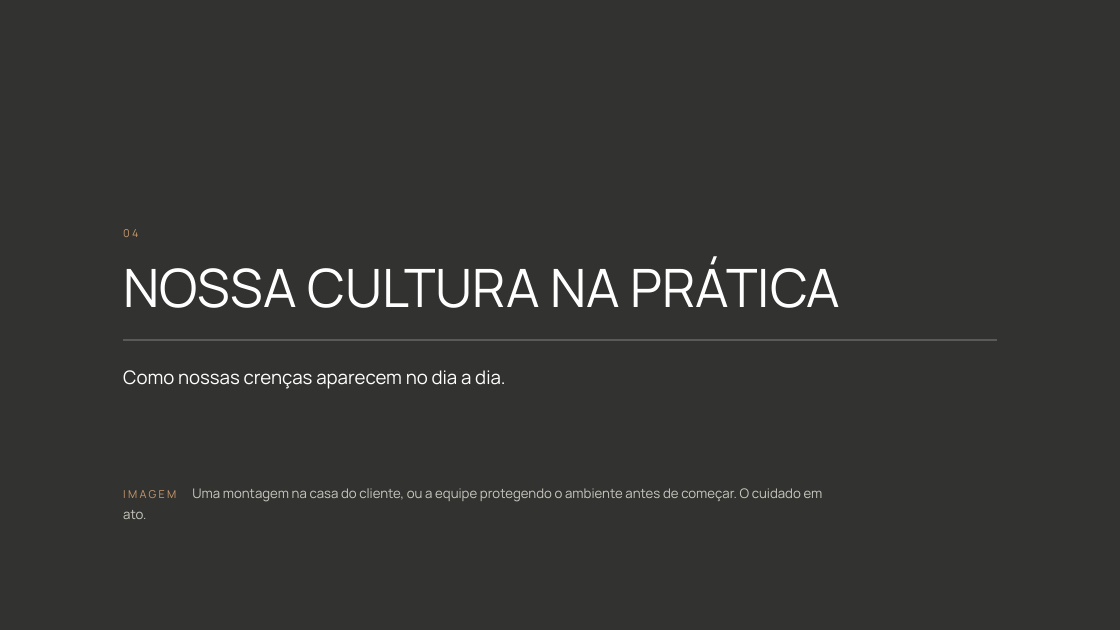
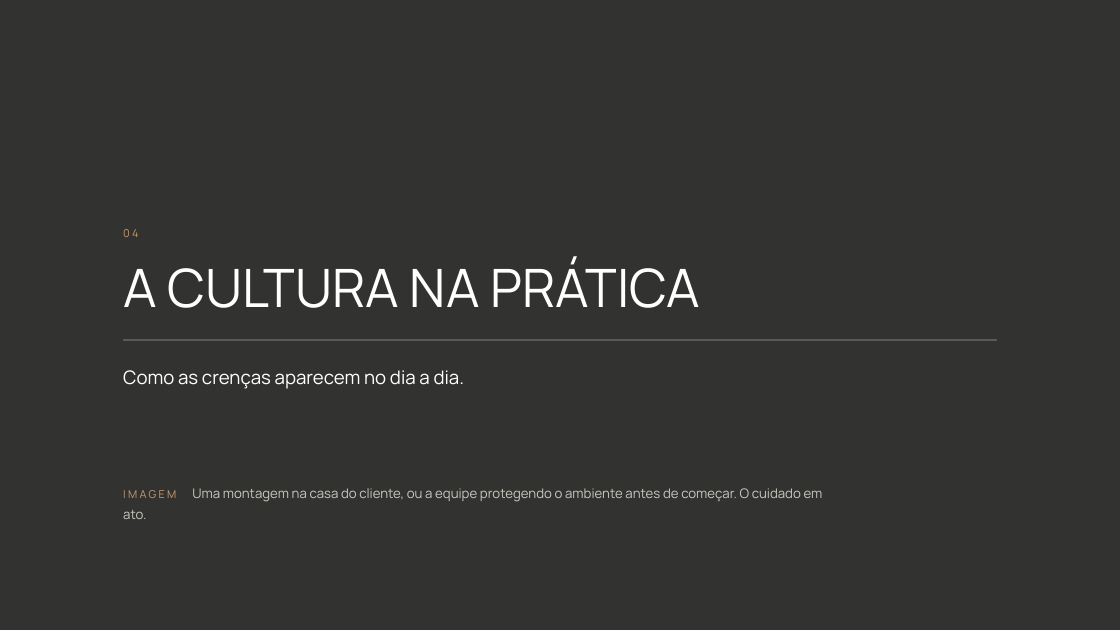
Before and after one commit to kellyalbertkabrand/Apresentacao_Revelacao_de_Essencia, a slide deck: slide 17 of clientes/flavia-muccelin/Cultura-Organizacional-Forma-e-My-Home.pptx. Drawn at 1120x630 pixels with LibreOffice and Linux fonts; fonts in the diff are those of the drawing; background and template pictures are left out; a plain dark background stands for a picture behind light text. Boxes give left, top, right and bottom in pixels: in the first picture for what was removed or moved away, otherwise in the second. Text is boxed around its words. In the diff, an @@ line names an element or a change of style, - is before the commit and + after.

```diff
--- a/clientes/flavia-muccelin/Cultura-Organizacional-Forma-e-My-Home.pptx
+++ b/clientes/flavia-muccelin/Cultura-Organizacional-Forma-e-My-Home.pptx
@@ text at box(123, 259, 700, 308): text changed @@
-NOSSA CULTURA NA PRÁTICA
+A CULTURA NA PRÁTICA
@@ text at box(123, 370, 464, 389): text changed @@
-Como nossas crenças aparecem no dia a dia.
+Como as crenças aparecem no dia a dia.
```
Also in this commit, not shown: 14 other slides changed, 1 slide added, 1 slide removed, 21 other files.
